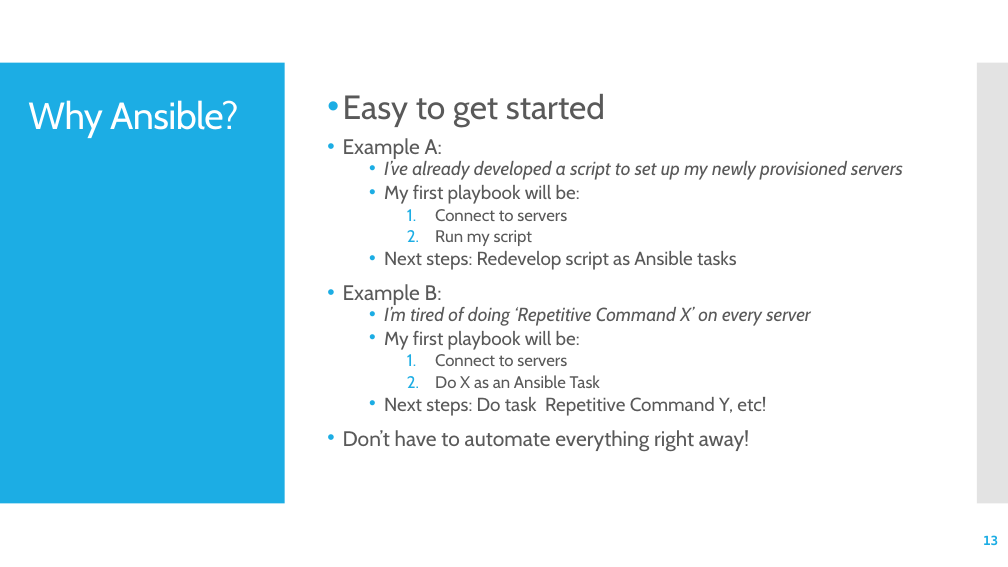
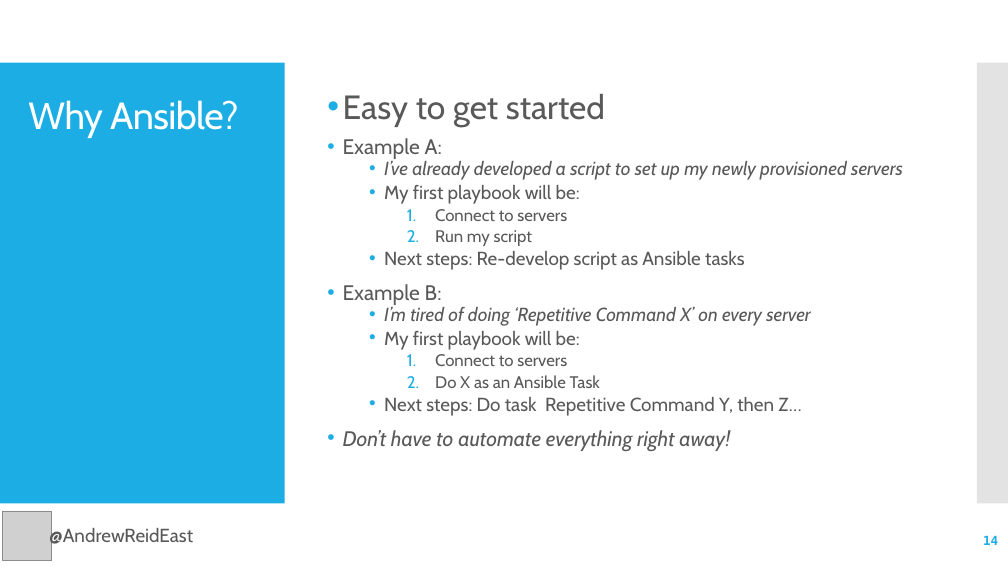
Before and after one commit to reideast/ansible-sandbox, a slide deck: slide 14 of Ansible ABC's and Tower Tips.pptx (slide 13 before the commit). Drawn at 1008x567 pixels with LibreOffice and Linux fonts; fonts in the diff are those of the drawing; grey boxes stand for pictures. Boxes give left, top, right and bottom in pixels: in the first picture for what was removed or moved away, otherwise in the second. Text is boxed around its words. In the diff, an @@ line names an element or a change of style, - is before the commit and + after.

```diff
--- a/Ansible ABC's and Tower Tips.pptx
+++ b/Ansible ABC's and Tower Tips.pptx
@@ text at [384, 251, 745, 270]: text changed @@
-  • Next steps: Redevelop script as Ansible tasks
+  • Next steps: Re-develop script as Ansible tasks
@@ text at [384, 397, 801, 416]: text changed @@
-  • Next steps: Do task Repetitive Command Y, etc!
+  • Next steps: Do task Repetitive Command Y, then Z…
@@ text at [343, 430, 730, 451]: italic on in "Don’t have to automate everything right away!" @@
@@ picture added at [2, 511, 51, 560] @@
@@ text added at [49, 527, 193, 548], 18 pt, text #595959 @@
+@AndrewReidEast
@@ page number at [983, 535, 998, 545]: text changed @@
-13
+14
```
Also in this commit, not shown: 19 other slides changed, 1 slide added.
